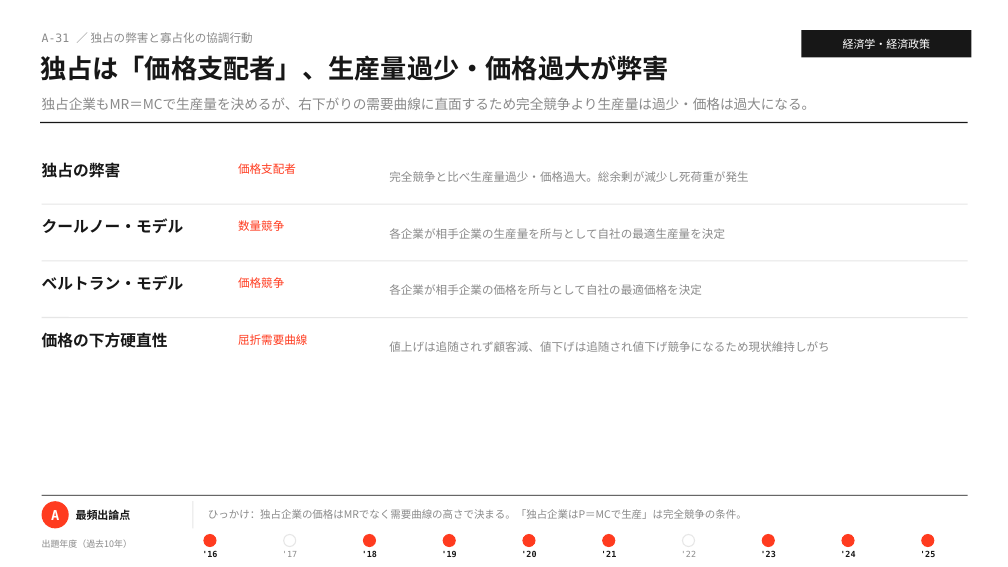
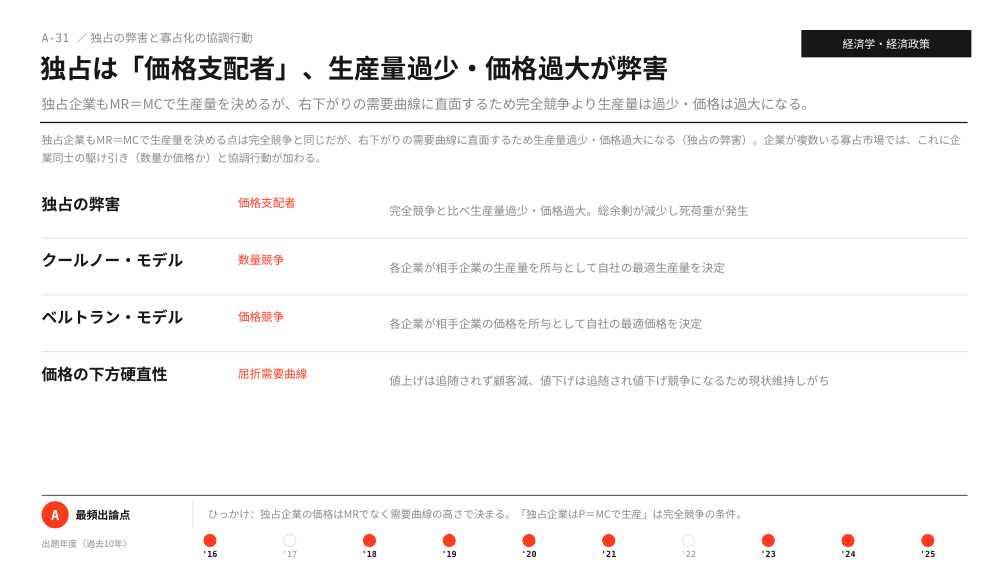
Before and after one commit to MasatoshiSano/SMEC, a slide deck: slide 48 of slides/1st_stage/A_economics.pptx. Drawn at 1008x567 pixels with LibreOffice and Linux fonts; fonts in the diff are those of the drawing. Boxes give left, top, right and bottom in pixels: in the first picture for what was removed or moved away, otherwise in the second. Text is boxed around its words. In the diff, an @@ line names an element or a change of style, - is before the commit and + after.

```diff
--- a/slides/1st_stage/A_economics.pptx
+++ b/slides/1st_stage/A_economics.pptx
@@ text added at [42,135,961,163], 10.5 pt, text #8A8A8A @@
+独占企業もMR＝MCで生産量を決める点は完全競争と同じだが、右下がりの需要曲線に直面するため生産量過少・価格過大になる（独占の弊害）。企業が複数いる寡占市場では、これに企業同士の駆け引き（数量か価格か）と協調行動が加わる。
@@ line moved from (42, 261) - (968, 261) to (42, 238) - (968, 238) @@
@@ line moved from (42, 318) - (968, 318) to (42, 295) - (968, 295) @@
@@ line moved from (42, 204) - (968, 204) to (42, 352) - (968, 352) @@
@@ 12 texts: place and size @@
-12 texts at [42,162,829,352]
+12 texts at [42,196,829,386]
```
Also in this commit, not shown: 11 other slides changed, 2 other files.
